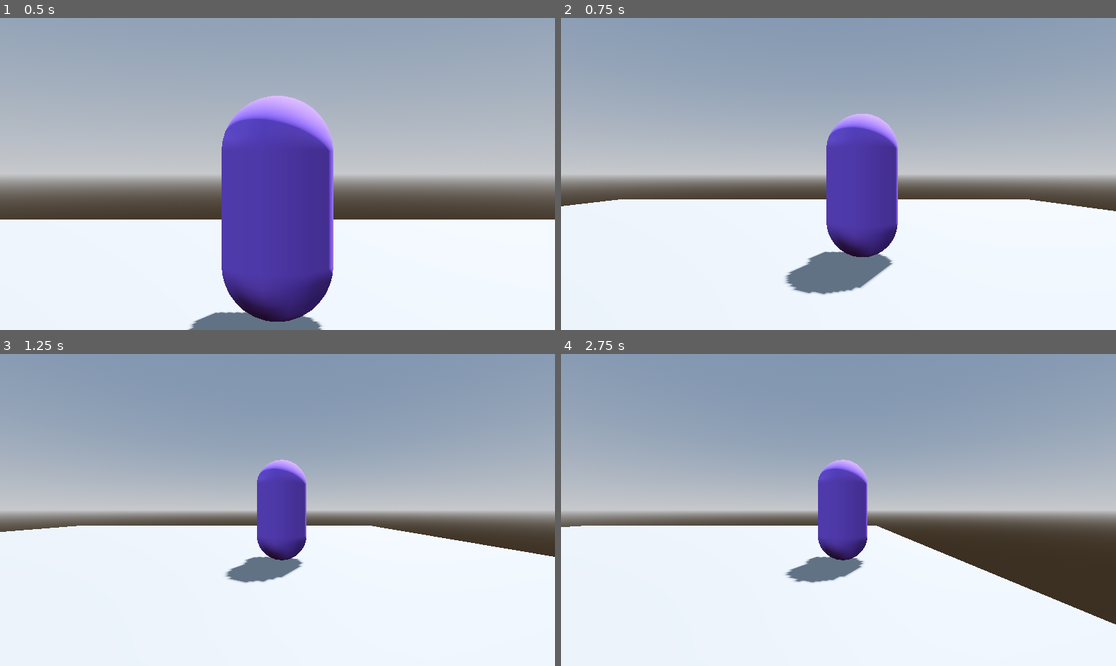
Above: before the commit, frames 1-4 (two rows, left to right).
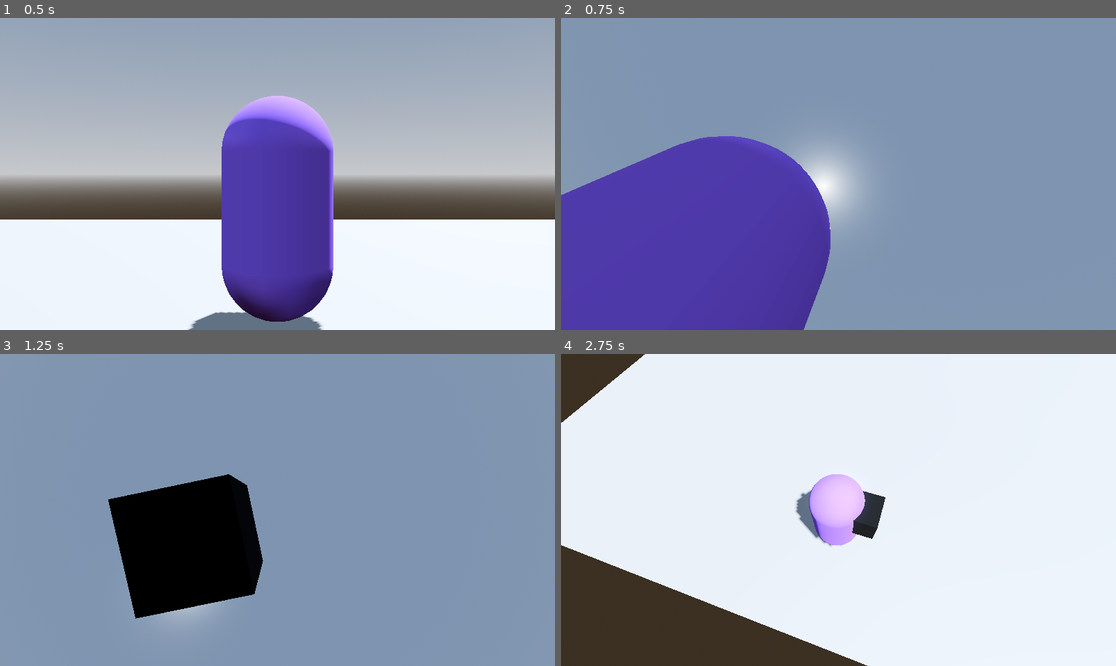
Above: after the commit, the same moments.

Repository: badihaki/samurai-jam
Game: Godot game, scene res://Level/test_room.tscn
Two runs of this game, one before a commit and one after it. Both use one fixed random seed, a clock stepped at 60 frames per second and the inputs below.
Inputs (mouse positions are in pixels of both pictures, inside the frame that each line leads up to):
- Up to frame 1 (0.5 s): no input
- Up to frame 2 (0.75 s): tap Enter (ui_accept) at 0.5 s; move the mouse to (960, 158) at 0.52 s; hold D (move_right) from 0.53 s (still down); tap Space (dash) at 0.6 s; click (960, 158) at 0.67 s
- Up to frame 3 (1.25 s): keep holding D (move_right); tap Enter (ui_accept) at 0.77 s
- Up to frame 4 (2.75 s): release D (move_right) at 1.25 s; drag from (727, 525) to (810, 572) at 1.27 s; tap Enter (ui_accept) at 2 s; move the mouse to (894, 441) at 2.02 s; hold D (move_right) from 2.03 s (still down); tap Space (dash) at 2.1 s; click (894, 441) at 2.17 s

Frame 1 is identical in both runs. In frame 2, 78% of the frame differs, in the area x 0-100%, y 14-100%; in frame 3, 72%; in frame 4, 74%.

Commit message:
rotating phantom camera through mouse movement, but camera rotates too fast.

Diff:
--- a/Level/test_room.tscn
+++ b/Level/test_room.tscn
@@ -26,11 +26,13 @@
 
 [node name="Camera3D" type="Camera3D" parent="."]
 transform = Transform3D(1, 0, 0, 0, 0.999988, 0, 0, 0, 0.999988, 0, 1.61332, 4.19995)
+fov = 74.9122
 
 [node name="PhantomCameraHost" type="Node" parent="Camera3D"]
 script = ExtResource("1_7k2a5")
 
-[node name="PhantomCamera3D" type="Node3D" parent="."]
+[node name="PlayerCam" type="Node3D" parent="."]
+unique_name_in_owner = true
 transform = Transform3D(1, 0, 0, 0, 0.999988, 0, 0, 0, 0.999988, 0, 1.61332, 4.19995)
 script = ExtResource("2_ihupk")
 priority_override = false
--- a/Player/Scripts/player.gd
+++ b/Player/Scripts/player.gd
@@ -7,6 +7,17 @@
 # Get the gravity from the project settings to be synced with RigidBody nodes.
 var gravity: float = ProjectSettings.get_setting("physics/3d/default_gravity")
 
+# camera stuff
+@onready var player_cam:PhantomCamera3D = %PlayerCam
+
+@export var mouse_sensitivity:float = 0.05
+
+@export var min_yaw: float = -89.9
+@export var max_yaw: float = 50
+
+func _unhandled_input(event: InputEvent) -> void:
+	if player_cam.get_follow_mode() == player_cam.Constants.FollowMode.THIRD_PERSON:
+		SetCameraRotation(event)
 
 func _physics_process(delta: float) -> void:
 	# Add the gravity.
@@ -29,6 +40,25 @@
 		velocity.z = move_toward(velocity.z, 0, SPEED)
 	move_and_slide()
 
+func SetCameraRotation(event:InputEvent)->void:
+	if event is InputEventMouseMotion:
+		var player_cam_rotation_degrees: Vector3
+
+		# assign the current rotation of the spring arm node so it starts in the right place
+		player_cam_rotation_degrees = player_cam.get_third_person_rotation_degrees()
+
+		# change the x rotation
+		player_cam_rotation_degrees.x -= event.relative.y * mouse_sensitivity
+		# and clamp this shit
+		player_cam_rotation_degrees.x = clampf(player_cam_rotation_degrees.x, min_yaw, max_yaw)
+
+		# change y rotation
+		player_cam_rotation_degrees.y -= event.relative.x * mouse_sensitivity
+		# makes sure cam can loop around without going below 0 or above 360 degrees
+		player_cam_rotation_degrees.y = wrapf(player_cam_rotation_degrees.y, 0.0, 360.0)
+
+		player_cam.set_third_person_rotation(player_cam_rotation_degrees)
+
 func CanDash()->void:
 	if Input.is_action_just_pressed("dash"):
 		print("dashing")
